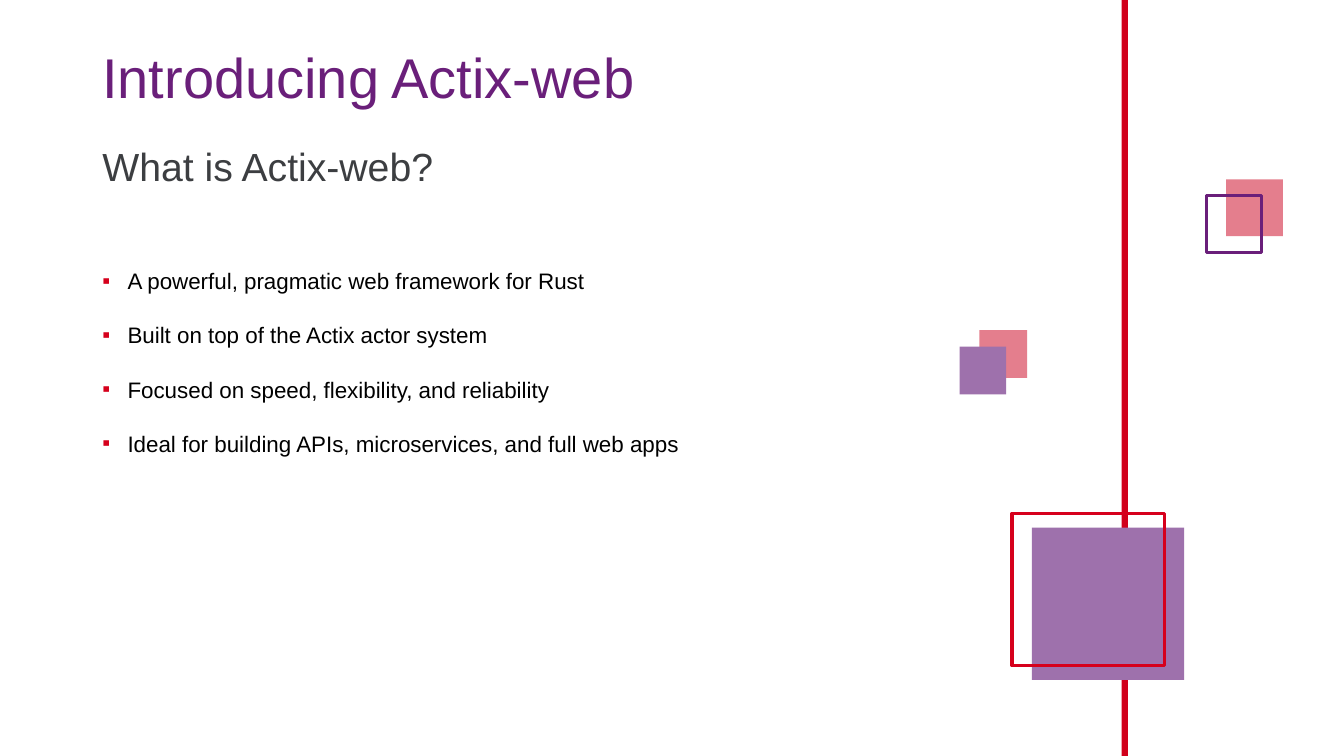
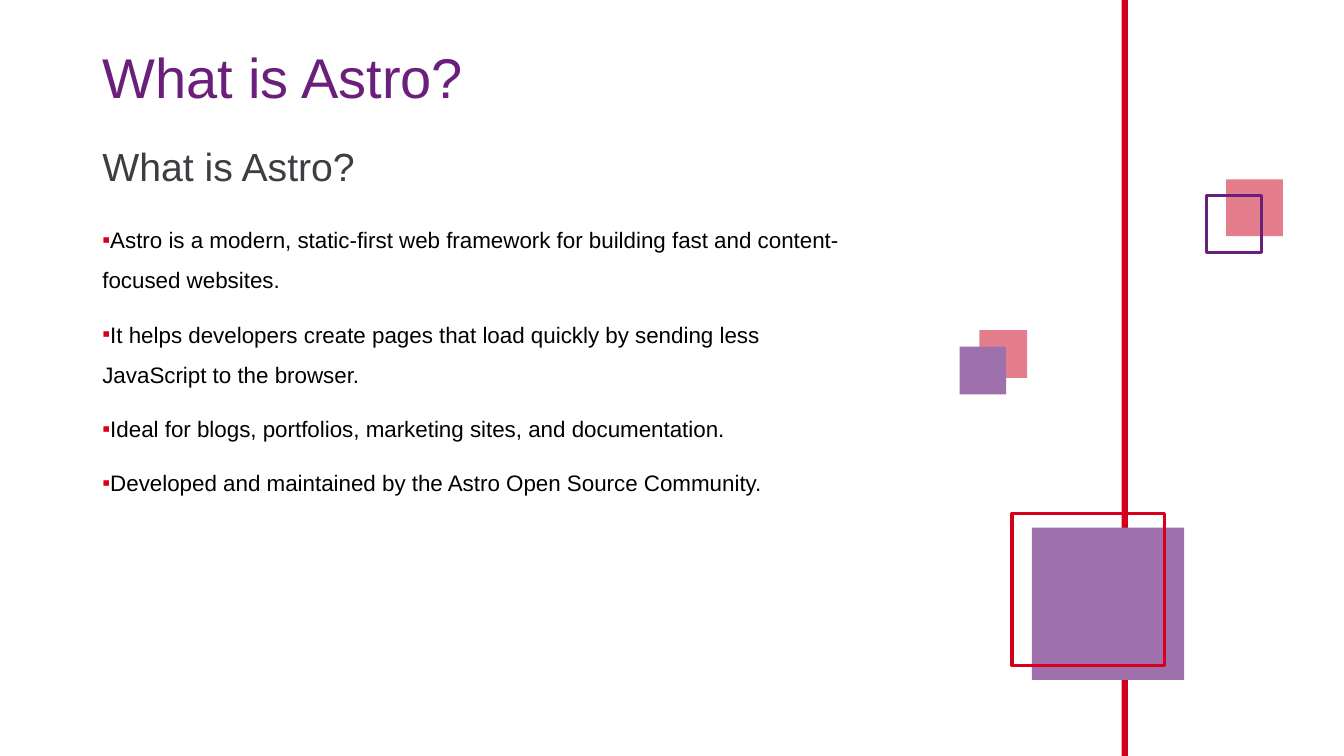
Before and after one commit to nvhai248/astro, a slide deck: slide 8 of docs/NT - Astro.pptx (slide 10 before the commit). Drawn at 1344x756 pixels with LibreOffice and Linux fonts; fonts in the diff are those of the drawing. Boxes give left, top, right and bottom in pixels: in the first picture for what was removed or moved away, otherwise in the second. Text is boxed around its words. In the diff, an @@ line names an element or a change of style, - is before the commit and + after.

Commit message:
docs: add full doc

```diff
--- a/docs/NT - Astro.pptx
+++ b/docs/NT - Astro.pptx
@@ title at <box>102,57,463,99</box>: text changed @@
-Introducing Actix-web
+What is Astro?
@@ text at <box>102,152,355,182</box>: text changed @@
-What is Actix-web?
+What is Astro?
@@ text at <box>102,231,839,496</box>: text changed @@
-▪ A powerful, pragmatic web framework for Rust
-▪ Built on top of the Actix actor system
-▪ Focused on speed, flexibility, and reliability
-▪ Ideal for building APIs, microservices, and full web apps
+▪ Astro is a modern, static-first web framework for building fast and content-focused websites.
+▪ It helps developers create pages that load quickly by sending less JavaScript to the browser.
+▪ Ideal for blogs, portfolios, marketing sites, and documentation.
+▪ Developed and maintained by the Astro Open Source Community.
```
Also in this commit, not shown: 15 other slides changed, 9 slides added, 13 slides removed, 2 other files.
